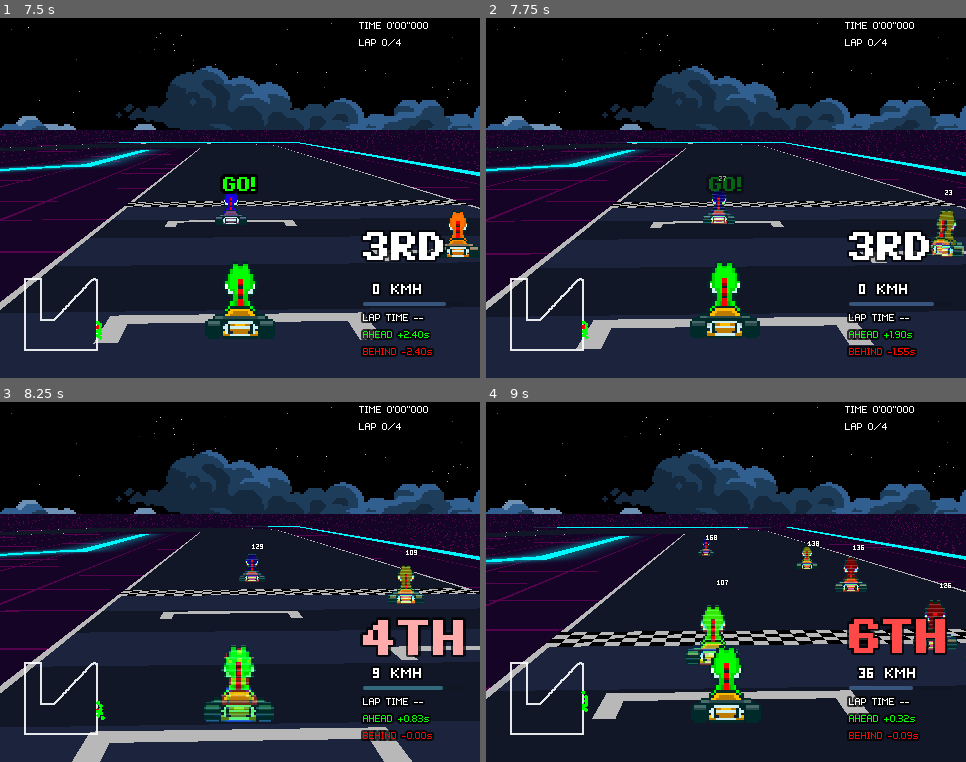
Above: before the commit, frames 1-4 (two rows, left to right).
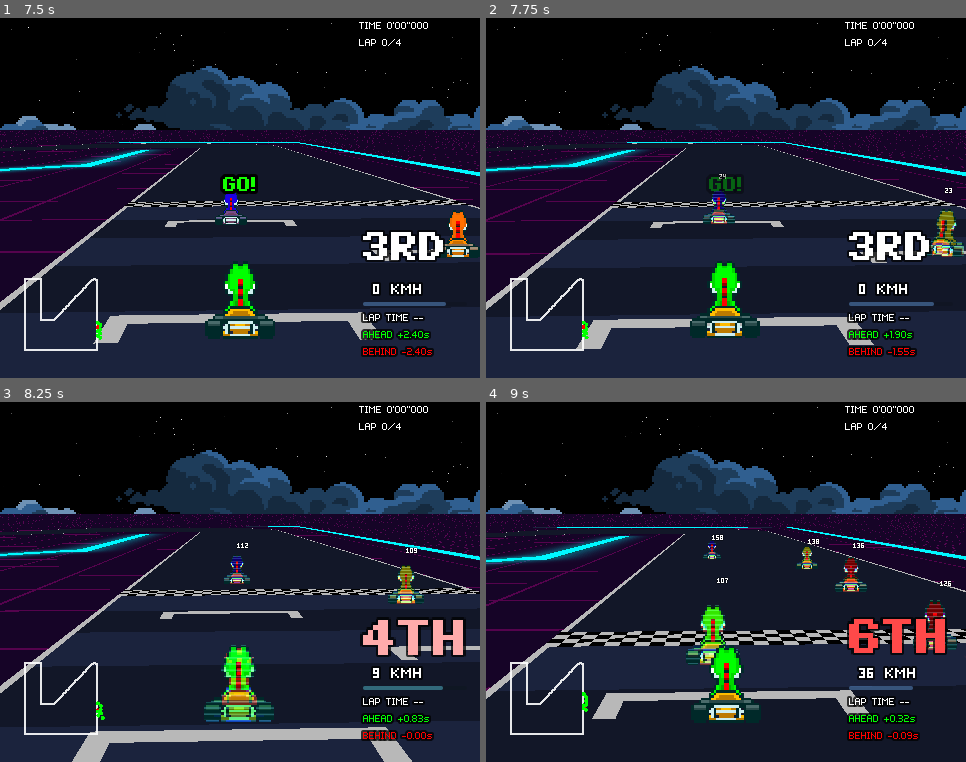
Above: after the commit, the same moments.

Repository: Tekknobot/Kart7
Game: Godot game, scene res://Scenes/main.tscn
Two runs of this game, one before a commit and one after it. Both use one fixed random seed, a clock stepped at 60 frames per second and the inputs below.
Inputs (mouse positions are in pixels of both pictures, inside the frame that each line leads up to):
- Up to frame 1 (7.5 s): tap Enter (ui_accept) at 0.5, 0.77, 3.77, 5, 6.5, 6.77 s; move the mouse to (345, 180) at 0.52 s; hold D (Right) 0.53-1.25 s; hold Shift (Drift) 0.53-1.25 s; click (345, 180) at 0.67 s; drag from (144, 216) to (216, 270) at 1.27 s; move the mouse to (288, 118) at 2.02 s; hold D (Right) 2.03-2.75 s; hold Space (Nitro) 2.03-2.75 s; drag from (216, 270) to (96, 144) at 2.77 s; move the mouse to (384, 252) at 3.52 s; hold A (Left) 3.53-4.25 s; hold Shift (Drift) 3.53-4.25 s; drag from (96, 144) to (168, 108) at 4.27 s; move the mouse to (264, 198) at 5.02 s; hold S (Brake) 5.03-5.75 s; hold Space (Nitro) 5.03-5.75 s; click (264, 198) at 5.17 s; drag from (168, 108) to (144, 216) at 5.77 s; move the mouse to (345, 180) at 6.52 s; hold W (Forward) 6.53-7.25 s; hold Shift (Drift) 6.53-7.25 s; drag from (144, 216) to (216, 270) at 7.27 s
- Up to frame 2 (7.75 s): no input
- Up to frame 3 (8.25 s): move the mouse to (288, 502) at 8.02 s; hold S (Brake) from 8.03 s (still down); hold Space (Nitro) from 8.03 s (still down)
- Up to frame 4 (9 s): release S (Brake) at 8.75 s; release Space (Nitro) at 8.75 s; drag from (702, 654) to (582, 528) at 8.77 s

Frame 1 is identical in both runs. In frame 2, 0.2% of the frame differs, in the area x 45-98%, y 43-58%; in frame 3, 0.4%, in the area x 20-88%, y 39-85%; in frame 4, 0.3%.

Commit message:
Scale down base scale of player and opponents.

Diff:
--- a/Scenes/main.tscn
+++ b/Scenes/main.tscn
@@ -42,6 +42,13 @@
 [ext_resource type="PackedScene" uid="uid://7sye74odmhah" path="res://Scenes/CountdownUI.tscn" id="29_6vcvc"]
 [ext_resource type="Script" uid="uid://dcb4blo4uiyti" path="res://Scripts/PostRaceController.gd" id="39_8cuat"]
 [ext_resource type="PackedScene" uid="uid://bgkivo666nl2a" path="res://Scenes/PromptPanel.tscn" id="40_o1aky"]
+[ext_resource type="Script" uid="uid://d2n3bufpojtei" path="res://Scripts/MusicManager.gd" id="43_kwxat"]
+[ext_resource type="AudioStream" uid="uid://yew0dvtgsf7f" path="res://Audio/untitled folder/Faded_Dm_120Bpm.mp3" id="44_v2nl5"]
+[ext_resource type="AudioStream" uid="uid://cjxy0q8k2u71p" path="res://Audio/untitled folder/Future_Ebm_122Bpm.mp3" id="45_dmskm"]
+[ext_resource type="AudioStream" uid="uid://b6h77g8bxrs18" path="res://Audio/untitled folder/Jam_Am_124Bpm.mp3" id="46_xdkp6"]
+[ext_resource type="AudioStream" uid="uid://bot744byv38v8" path="res://Audio/untitled folder/Nightmode_Em_126Bpm.mp3" id="47_54nrm"]
+[ext_resource type="AudioStream" uid="uid://d4jut3ep1fxd" path="res://Audio/untitled folder/Pumped_Bm_111Bpm.mp3" id="48_55jeb"]
+[ext_resource type="AudioStream" uid="uid://bgjg8xsfhxrj4" path="res://Audio/untitled folder/Summer_Bbm_117Bpm.mp3" id="49_gsvbx"]
 
 [sub_resource type="ShaderMaterial" id="ShaderMaterial_lhngl"]
 shader = ExtResource("3_okd74")
@@ -1312,9 +1319,10 @@
 max_speed_override = 200.0
 catchup_gain_speed = 90.0
 min_ratio_vs_player = 0.85
-AI_NITRO_MIN_FRAC = 1.0
+AI_NITRO_MIN_FRAC = 0.1
 AI_NITRO_REFILL_S = 15.0
-AI_NITRO_MIN_STRAIGHT_PX = 300.0
+AI_NITRO_LOOKAHEAD_PX = 400.0
+AI_NITRO_MIN_STRAIGHT_PX = 350.0
 nitro_outline_px = 1.0
 nitro_chroma_max_px = 1.0
 race_manager_ref = NodePath("../../../RaceManager")
@@ -1325,6 +1333,7 @@
 diff_turn_per_lap = 6.0
 diff_max_speed_cap = 200.0
 diff_max_min_ratio = 1.0
+avoid_enabled = false
 avoid_lookahead_s = 0.85
 avoid_width_px = 8.0
 pass_bias_outer_on_turn = 0.0
@@ -1345,7 +1354,7 @@
 randomize_on_ready = true
 assume_player_target_speed = 110.0
 speed_tag_font = ExtResource("23_u50mg")
-speed_tag_offset_px = -2.0
+speed_tag_offset_px = 0.0
 lane_chase_speed_px = 150.0
 lane_chase_damp = 2.0
 _maxMovementSpeed = 200.0
@@ -1408,7 +1417,7 @@
 position = Vector2(0, -253)
 script = ExtResource("16_hibaj")
 player_ref = NodePath("../Voltage")
-lane_offset_px = 8.0
+lane_offset_px = -4.0
 target_speed = 150.0
 accel = 10.0
 max_turn_rate = 16.0
@@ -1417,9 +1426,10 @@
 max_speed_override = 200.0
 catchup_gain_speed = 90.0
 min_ratio_vs_player = 0.85
-AI_NITRO_MIN_FRAC = 1.0
+AI_NITRO_MIN_FRAC = 0.1
 AI_NITRO_REFILL_S = 15.0
-AI_NITRO_MIN_STRAIGHT_PX = 300.0
+AI_NITRO_LOOKAHEAD_PX = 400.0
+AI_NITRO_MIN_STRAIGHT_PX = 350.0
 nitro_outline_px = 1.0
 nitro_chroma_max_px = 1.0
 race_manager_ref = NodePath("../../../RaceManager")
@@ -1430,6 +1440,7 @@
 diff_turn_per_lap = 6.0
 diff_max_speed_cap = 200.0
 diff_max_min_ratio = 1.0
+avoid_enabled = false
 avoid_lookahead_s = 0.85
 avoid_width_px = 8.0
 pass_bias_outer_on_turn = 0.0
@@ -1442,8 +1453,8 @@
 humanize_noise_hz = 0.15
 humanize_nearby_fade_px = 16.0
 lookahead_px_base = 8.0
-lookahead_px_min = 8.0
-lookahead_px_max = 8.0
+lookahead_px_min = 12.0
+lookahead_px_max = 16.0
 lookahead_curv_boost = 32.0
 desired_yaw_half_life_s = 0.18
 merge_time_s = 1.2
@@ -1451,7 +1462,7 @@
 random_seed = 1
 assume_player_target_speed = 110.0
 speed_tag_font = ExtResource("23_u50mg")
-speed_tag_offset_px = -2.0
+speed_tag_offset_px = 0.0
 lane_chase_speed_px = 150.0
 lane_chase_damp = 2.0
 _maxMovementSpeed = 200.0
@@ -1524,9 +1535,10 @@
 max_speed_override = 200.0
 catchup_gain_speed = 90.0
 min_ratio_vs_player = 0.85
-AI_NITRO_MIN_FRAC = 1.0
+AI_NITRO_MIN_FRAC = 0.1
 AI_NITRO_REFILL_S = 15.0
-AI_NITRO_MIN_STRAIGHT_PX = 300.0
+AI_NITRO_LOOKAHEAD_PX = 400.0
+AI_NITRO_MIN_STRAIGHT_PX = 350.0
 nitro_outline_px = 1.0
 nitro_chroma_max_px = 1.0
 race_manager_ref = NodePath("../../../RaceManager")
@@ -1537,6 +1549,7 @@
 diff_turn_per_lap = 6.0
 diff_max_speed_cap = 200.0
 diff_max_min_ratio = 1.0
+avoid_enabled = false
 avoid_lookahead_s = 0.85
 avoid_width_px = 8.0
 pass_bias_outer_on_turn = 0.0
@@ -1558,7 +1571,7 @@
 random_seed = 2
 assume_player_target_speed = 110.0
 speed_tag_font = ExtResource("23_u50mg")
-speed_tag_offset_px = -2.0
+speed_tag_offset_px = 0.0
 lane_chase_speed_px = 150.0
 lane_chase_damp = 2.0
 _maxMovementSpeed = 200.0
@@ -1630,9 +1643,10 @@
 max_speed_override = 200.0
 catchup_gain_speed = 90.0
 min_ratio_vs_player = 0.85
-AI_NITRO_MIN_FRAC = 1.0
+AI_NITRO_MIN_FRAC = 0.1
 AI_NITRO_REFILL_S = 15.0
-AI_NITRO_MIN_STRAIGHT_PX = 300.0
+AI_NITRO_LOOKAHEAD_PX = 400.0
+AI_NITRO_MIN_STRAIGHT_PX = 350.0
 nitro_outline_px = 1.0
 nitro_chroma_max_px = 1.0
 race_manager_ref = NodePath("../../../RaceManager")
@@ -1643,6 +1657,7 @@
 diff_turn_per_lap = 6.0
 diff_max_speed_cap = 200.0
 diff_max_min_ratio = 1.0
+avoid_enabled = false
 avoid_lookahead_s = 0.85
 avoid_width_px = 8.0
 pass_bias_outer_on_turn = 0.0
@@ -1655,7 +1670,7 @@
 humanize_noise_hz = 0.15
 humanize_nearby_fade_px = 16.0
 lookahead_px_base = 8.0
-lookahead_px_min = 8.0
+lookahead_px_min = 24.0
 lookahead_px_max = 8.0
 lookahead_curv_boost = 32.0
 desired_yaw_half_life_s = 0.18
@@ -1664,7 +1679,7 @@
 random_seed = 3
 assume_player_target_speed = 110.0
 speed_tag_font = ExtResource("23_u50mg")
-speed_tag_offset_px = -2.0
+speed_tag_offset_px = 0.0
 lane_chase_speed_px = 150.0
 lane_chase_damp = 2.0
 _maxMovementSpeed = 200.0
@@ -1736,9 +1751,10 @@
 max_speed_override = 200.0
 catchup_gain_speed = 90.0
 min_ratio_vs_player = 0.85
-AI_NITRO_MIN_FRAC = 1.0
+AI_NITRO_MIN_FRAC = 0.1
 AI_NITRO_REFILL_S = 15.0
-AI_NITRO_MIN_STRAIGHT_PX = 300.0
+AI_NITRO_LOOKAHEAD_PX = 400.0
+AI_NITRO_MIN_STRAIGHT_PX = 350.0
 nitro_outline_px = 1.0
 nitro_chroma_max_px = 1.0
 race_manager_ref = NodePath("../../../RaceManager")
@@ -1749,6 +1765,7 @@
 diff_turn_per_lap = 6.0
 diff_max_speed_cap = 200.0
 diff_max_min_ratio = 1.0
+avoid_enabled = false
 avoid_lookahead_s = 0.85
 avoid_width_px = 8.0
 pass_bias_outer_on_turn = 0.0
@@ -1761,8 +1778,8 @@
 humanize_noise_hz = 0.15
 humanize_nearby_fade_px = 16.0
 lookahead_px_base = 8.0
-lookahead_px_min = 8.0
-lookahead_px_max = 64.0
+lookahead_px_min = 16.0
+lookahead_px_max = 24.0
 lookahead_curv_boost = 32.0
 desired_yaw_half_life_s = 0.18
 merge_time_s = 1.2
@@ -1770,7 +1787,7 @@
 random_seed = 4
 assume_player_target_speed = 110.0
 speed_tag_font = ExtResource("23_u50mg")
-speed_tag_offset_px = -2.0
+speed_tag_offset_px = 0.0
 lane_chase_speed_px = 150.0
 lane_chase_damp = 2.0
 _maxMovementSpeed = 200.0
@@ -1833,7 +1850,7 @@
 [node name="Nitro" type="Node2D" parent="Sprite Handler/Racers" node_paths=PackedStringArray("_collisionHandler", "_spriteGFX")]
 script = ExtResource("16_hibaj")
 player_ref = NodePath("../Voltage")
-lane_offset_px = 12.0
+lane_offset_px = 6.0
 target_speed = 150.0
 accel = 10.0
 max_turn_rate = 16.0
@@ -1842,9 +1859,10 @@
 max_speed_override = 200.0
 catchup_gain_speed = 90.0
 min_ratio_vs_player = 0.85
-AI_NITRO_MIN_FRAC = 1.0
+AI_NITRO_MIN_FRAC = 0.1
 AI_NITRO_REFILL_S = 15.0
-AI_NITRO_MIN_STRAIGHT_PX = 300.0
+AI_NITRO_LOOKAHEAD_PX = 400.0
+AI_NITRO_MIN_STRAIGHT_PX = 350.0
 nitro_outline_px = 1.0
 nitro_chroma_max_px = 1.0
 race_manager_ref = NodePath("../../../RaceManager")
@@ -1855,6 +1873,7 @@
 diff_turn_per_lap = 6.0
 diff_max_speed_cap = 200.0
 diff_max_min_ratio = 1.0
+avoid_enabled = false
 avoid_lookahead_s = 0.85
 avoid_width_px = 8.0
 pass_bias_outer_on_turn = 0.0
@@ -1867,8 +1886,8 @@
 humanize_noise_hz = 0.15
 humanize_nearby_fade_px = 16.0
 lookahead_px_base = 8.0
-lookahead_px_min = 8.0
-lookahead_px_max = 8.0
+lookahead_px_min = 16.0
+lookahead_px_max = 24.0
 lookahead_curv_boost = 32.0
 desired_yaw_half_life_s = 0.18
 merge_time_s = 1.2
@@ -1876,7 +1895,7 @@
 random_seed = 5
 assume_player_target_speed = 110.0
 speed_tag_font = ExtResource("23_u50mg")
-speed_tag_offset_px = -2.0
+speed_tag_offset_px = 0.0
 lane_chase_speed_px = 150.0
 lane_chase_damp = 2.0
 _maxMovementSpeed = 200.0
@@ -1939,7 +1958,7 @@
 [node name="Rogue" type="Node2D" parent="Sprite Handler/Racers" node_paths=PackedStringArray("_collisionHandler", "_spriteGFX")]
 script = ExtResource("16_hibaj")
 player_ref = NodePath("../Voltage")
-lane_offset_px = -12.0
+lane_offset_px = -6.0
 target_speed = 150.0
 accel = 10.0
 max_turn_rate = 16.0
@@ -1948,10 +1967,11 @@
 max_speed_override = 200.0
 catchup_gain_speed = 90.0
 min_ratio_vs_player = 0.85
-AI_NITRO_MIN_FRAC = 1.0
+AI_NITRO_MIN_FRAC = 0.1
 AI_NITRO_REFILL_S = 5.0
 AI_NITRO_COOLDOWN_S = 3.0
-AI_NITRO_MIN_STRAIGHT_PX = 300.0
+AI_NITRO_LOOKAHEAD_PX = 400.0
+AI_NITRO_MIN_STRAIGHT_PX = 350.0
 nitro_outline_px = 1.0
 nitro_chroma_max_px = 1.0
 race_manager_ref = NodePath("../../../RaceManager")
@@ -1962,6 +1982,7 @@
 diff_turn_per_lap = 6.0
 diff_max_speed_cap = 200.0
 diff_max_min_ratio = 1.0
+avoid_enabled = false
 avoid_lookahead_s = 0.85
 avoid_width_px = 8.0
 pass_bias_outer_on_turn = 0.0
@@ -1974,16 +1995,16 @@
 humanize_noise_hz = 0.15
 humanize_nearby_fade_px = 16.0
 lookahead_px_base = 8.0
-lookahead_px_min = 8.0
-lookahead_px_max = 32.0
-lookahead_curv_boost = 32.0
+lookahead_px_min = 16.0
+lookahead_px_max = 28.0
+lookahead_curv_boost = 16.0
 desired_yaw_half_life_s = 0.18
 merge_time_s = 1.2
 randomize_on_ready = true
 random_seed = 6
 assume_player_target_speed = 110.0
 speed_tag_font = ExtResource("23_u50mg")
-speed_tag_offset_px = -2.0
+speed_tag_offset_px = 0.0
 lane_chase_speed_px = 150.0
 lane_chase_damp = 2.0
 _maxMovementSpeed = 200.0
@@ -2406,3 +2427,7 @@
 leaderboard_path = NodePath("../LeaderBoard")
 prompt_scene = ExtResource("40_o1aky")
 delay_seconds = 3.0
+
+[node name="MusicManager" type="Node2D" parent="."]
+script = ExtResource("43_kwxat")
+music_tracks = Array[AudioStream]([ExtResource("44_v2nl5"), ExtResource("45_dmskm"), ExtResource("46_xdkp6"), ExtResource("47_54nrm"), ExtResource("48_55jeb"), ExtResource("49_gsvbx")])
--- /dev/null
+++ b/Scripts/MusicManager.gd
@@ -0,0 +1,55 @@
+extends Node
+
+@export var music_tracks: Array[AudioStream]   # drop your music tracks here in the inspector
+@export var bus_name: String = "Music"         # which audio bus to play through
+
+@onready var player: AudioStreamPlayer = AudioStreamPlayer.new()
+
+var _playlist: Array[AudioStream] = []
+var _track_index: int = 0
+
+func _ready() -> void:
+	if music_tracks.is_empty():
+		push_warning("MusicManager: no tracks assigned.")
+		return
+
+	# Set up player
+	player.bus = bus_name
+	player.autoplay = false
+	player.stream_paused = false
+	add_child(player)
+
+	# Make a shuffled playlist
+	_playlist = music_tracks.duplicate()
+	_playlist.shuffle()
+	_track_index = 0
+
+	# Connect end signal
+	player.finished.connect(_on_track_finished)
+
+	# Start the first track
+	_play_current_track()
+
+func _play_current_track() -> void:
+	if _playlist.is_empty():
+		return
+	player.stream = _playlist[_track_index]
+	player.play()
+	print("Now playing: ", player.stream.resource_path)
+
+func _on_track_finished() -> void:
+	# Advance to next track
+	_track_index += 1
+	if _track_index >= _playlist.size():
+		# reshuffle once we run out
+		_playlist.shuffle()
+		_track_index = 0
+	_play_current_track()
+
+# Optional public API
+func skip_track() -> void:
+	player.stop()
+	_on_track_finished()
+
+func stop_music() -> void:
+	player.stop()
--- a/Scripts/World Elements/Racers/Opponent.gd
+++ b/Scripts/World Elements/Racers/Opponent.gd
@@ -1412,7 +1412,7 @@
 		_speed_tag.top_level = true                    # independent screen-space pos
 		_speed_tag.mouse_filter = Control.MOUSE_FILTER_IGNORE
 		_speed_tag.z_as_relative = false
-		_speed_tag.horizontal_alignment = HORIZONTAL_ALIGNMENT_CENTER
+		_speed_tag.horizontal_alignment = HORIZONTAL_ALIGNMENT_LEFT
 		add_child(_speed_tag)
 
 		# theme overrides
--- a/default_bus_layout.tres
+++ b/default_bus_layout.tres
@@ -7,3 +7,9 @@
 bus/1/bypass_fx = false
 bus/1/volume_db = 0.0
 bus/1/send = &"Master"
+bus/2/name = &"Music"
+bus/2/solo = false
+bus/2/mute = false
+bus/2/bypass_fx = false
+bus/2/volume_db = 0.0
+bus/2/send = &"Master"
Not shown: 1 places in Scenes/main.tscn that only renumber resources
Not shown, added: Scripts/MusicManager.gd.uid
Not shown, added: audio/untitled folder/Faded_Dm_120Bpm.mp3.import
Not shown, added: audio/untitled folder/Future_Ebm_122Bpm.mp3.import
Not shown, added: audio/untitled folder/Jam_Am_124Bpm.mp3.import
Not shown, added: audio/untitled folder/Nightmode_Em_126Bpm.mp3.import
Not shown, added: audio/untitled folder/Pumped_Bm_111Bpm.mp3.import
Not shown, added: audio/untitled folder/Summer_Bbm_117Bpm.mp3.import
Not shown, added: audio/.DS_Store
Not shown, added: audio/untitled folder/Faded_Dm_120Bpm.mp3
Not shown, added: audio/untitled folder/Future_Ebm_122Bpm.mp3
Not shown, added: audio/untitled folder/Jam_Am_124Bpm.mp3
(and 3 more such lines)
